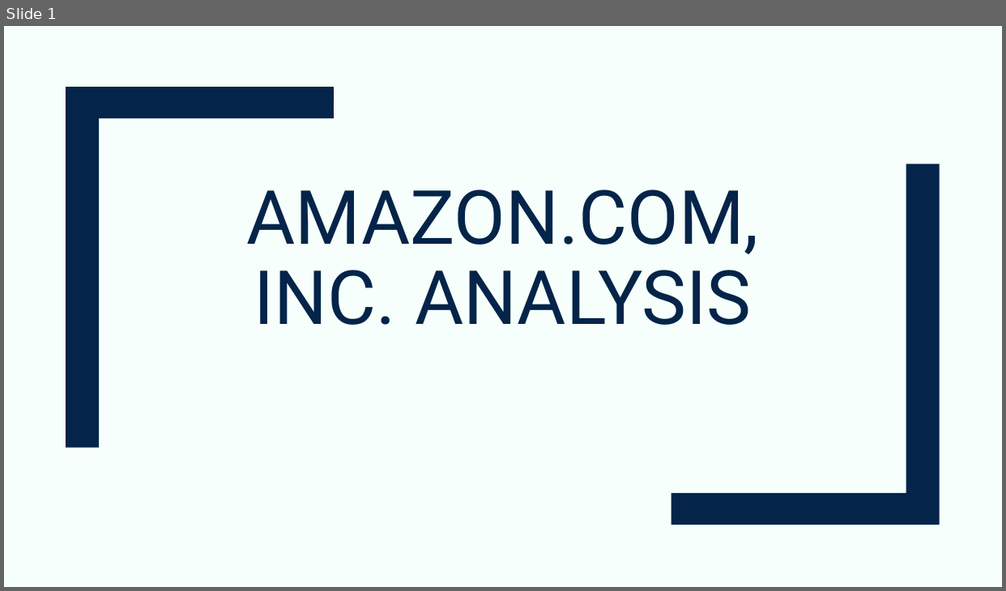
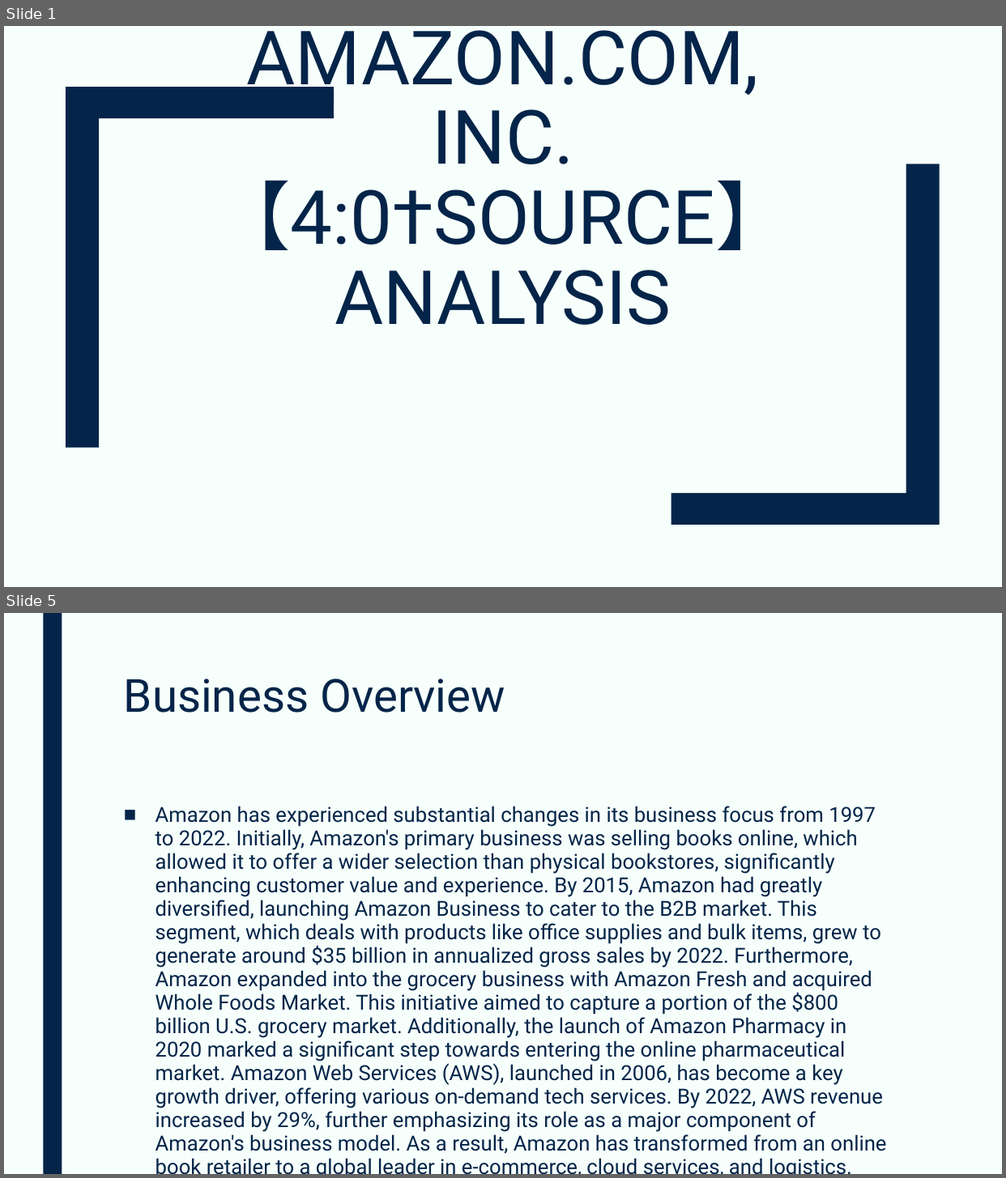
Before and after one commit to devangovind/AMUCLDISS, a slide deck: fastapi-backend/app/pres/output.pptx. Shown one above the other, each under a label of ours: slide 1 before the commit, slides 1 and 5 after it; the slides between them are not shown. The pictures are 1006x591 and 1006x1178 pixels, drawn with LibreOffice and Linux fonts; fonts in the diff are those of the drawing. Boxes give left, top, right and bottom in pixels: in the first picture for what was removed or moved away, otherwise in the second. Text is boxed around its words. In the diff, an @@ line names an element or a change of style, - is before the commit and + after.

```diff
--- a/fastapi-backend/app/pres/output.pptx
+++ b/fastapi-backend/app/pres/output.pptx
@@ slide 5 added at (4,613,1002,1174), background #F6FFFB @@
@@ rectangle added at (43,613,62,1174), fill #042449 @@
@@ title added at (124,679,505,713), 44 pt, text #042449 @@
+Business Overview
@@ text added at (155,806,886,1154), 20 pt, text #042449 @@
+■ Amazon has experienced substantial changes in its business focus from 1997 to 2022. Initially, Amazon's primary business was selling books online, which allowed it to offer a wider selection than physical bookstores, significantly enhancing customer value and experience. By 2015, Amazon had greatly diversified, launching Amazon Business to cater to the B2B market. This segment, which deals with products like office supplies and bulk items, grew to generate around $35 billion in annualized gross sales by 2022. Furthermore, Amazon expanded into the grocery business with Amazon Fresh and acquired Whole Foods Market. This initiative aimed to capture a portion of the $800 billion U.S. grocery market. Additionally, the launch of Amazon Pharmacy in 2020 marked a significant step towards entering the online pharmaceutical market. Amazon Web Services (AWS), launched in 2006, has become a key growth driver, offering various on-demand tech services. By 2022, AWS revenue increased by 29%, further emphasizing its role as a major component of Amazon's business model. As a result, Amazon has transformed from an online book retailer to a global leader in e-commerce, cloud services, and logistics. This decade-long journey showcases Amazon's adaptability and commitment to innovating and expanding its business horizons.
@@ slide 1 changed as well @@
@@ title at (215,30,791,325): text changed @@
-AMAZON.COM, INC. ANALYSIS
+AMAZON.COM, INC.【4:0†SOURCE】 ANALYSIS
```
Also in this commit, not shown: 3 other slides changed, 3 other slides added, 2 slides removed, 2 other files.
